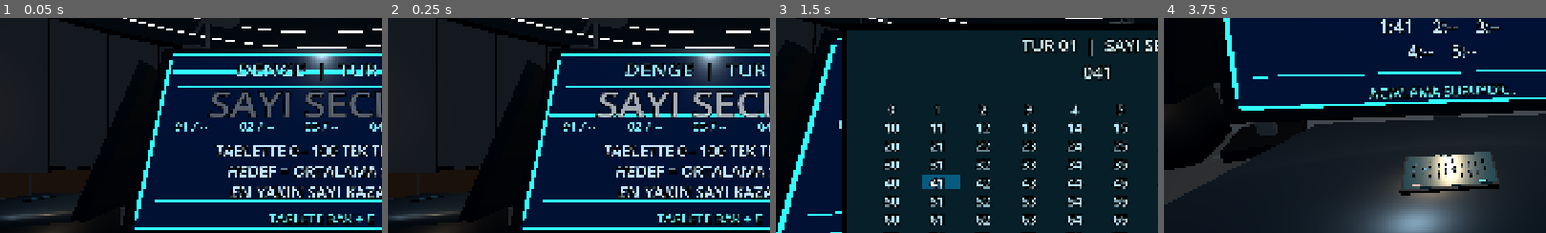
Above: before the commit, frames 1-4 (left to right).
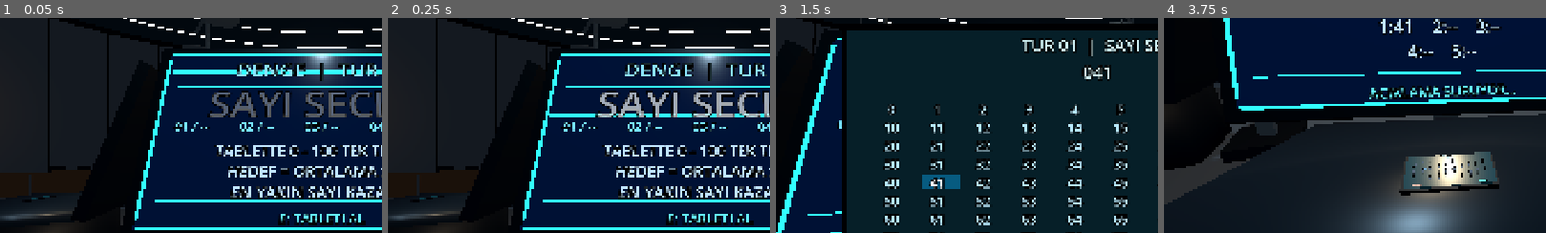
Above: after the commit, the same moments.

Repository: SerkanAydin06/DENGE
Game: Godot game, scene res://scenes/game_room.tscn
Same seed, same stepped clock (60 frames per second), same inputs: the game is played once before the commit and once after it.
Inputs (mouse positions are % of the whole screen's width and height, from its top left):
- Up to frame 1 (0.05 s): no input
- Up to frame 2 (0.25 s): no input
- Up to frame 3 (1.5 s): tap Enter at 0.5 s; move the mouse to (55, 50) at 0.52 s; tap E at 0.6, 1.35 s; click (55, 50) at 0.67 s; move the mouse to (30, 55) at 1.27 s; click (30, 55) at 1.42 s
- Up to frame 4 (3.75 s): tap Space at 2, 3.5 s; move the mouse to (60, 28) at 2.02 s; tap 0 at 2.1 s; click (60, 28) at 2.17 s; tap E at 2.3, 3.05 s; tap Enter at 2.75 s; move the mouse to (45, 70) at 2.77 s; tap 9 at 2.85 s; click (45, 70) at 2.92 s; move the mouse to (57, 51) at 3.52 s; tap Backspace at 3.6 s; click (57, 51) at 3.67 s
The pictures show only the part of the screen within x 8-58%, y 18-68%; the shares and areas given below are measured in that part.

The runs differ from the first frame. In frame 1, 0.9% of the frame differs, in the area x 70-98%, y 91-97%; in frame 2, 0.9%; in frame 3, nothing differs; in frame 4, less than 0.1%.

Commit message:
Make E lift the physical tablet from anywhere while seated; no need to look at it first

Diff:
--- a/scripts/game_room.gd
+++ b/scripts/game_room.gd
@@ -5,7 +5,6 @@
 @export_range(0.0005, 0.01, 0.0005) var mouse_sensitivity: float = 0.0025
 @export_range(30.0, 160.0, 1.0) var max_yaw_degrees: float = 95.0
 @export_range(20.0, 89.0, 1.0) var max_pitch_degrees: float = 55.0
-@export_range(0.4, 0.99, 0.01) var terminal_look_threshold: float = 0.72
 @export_range(0.1, 3.0, 0.1) var reveal_delay: float = 0.75
 @export_range(0.2, 0.8, 0.01) var tablet_pickup_seconds: float = 0.38
 @export_range(0.16, 0.35, 0.01) var tablet_hold_distance: float = 0.19
@@ -75,7 +74,7 @@
 			return
 
 		if event.keycode == KEY_E and not revealing and not round_result_ready:
-			if not stations[0].tablet_locked and _looking_at_tablet():
+			if not stations[0].tablet_locked and not tablet_mode:
 				_set_tablet_mode(true)
 				get_viewport().set_input_as_handled()
 			return
@@ -110,11 +109,6 @@
 		stations[0].confirm_number()
 		return true
 	return false
-
-func _looking_at_tablet() -> bool:
-	var towards: Vector3 = (player_console.global_position - player_camera.global_position).normalized()
-	var look: Vector3 = -player_camera.global_transform.basis.z
-	return look.dot(towards) >= terminal_look_threshold
 
 func _set_tablet_mode(enabled: bool) -> void:
 	if enabled == tablet_mode:
@@ -172,7 +166,7 @@
 		"DENGE  |  TUR %02d" % round_number,
 		"SAYI SECIMI",
 		"TABLETTE 0 - 100 TEK TEK SEC\nHEDEF = ORTALAMA x 0.8\nEN YAKIN SAYI KAZANIR",
-		"TABLETE BAK + E"
+		"E: TABLETI AL"
 	)
 
 func _on_selection_locked(value: int) -> void:
